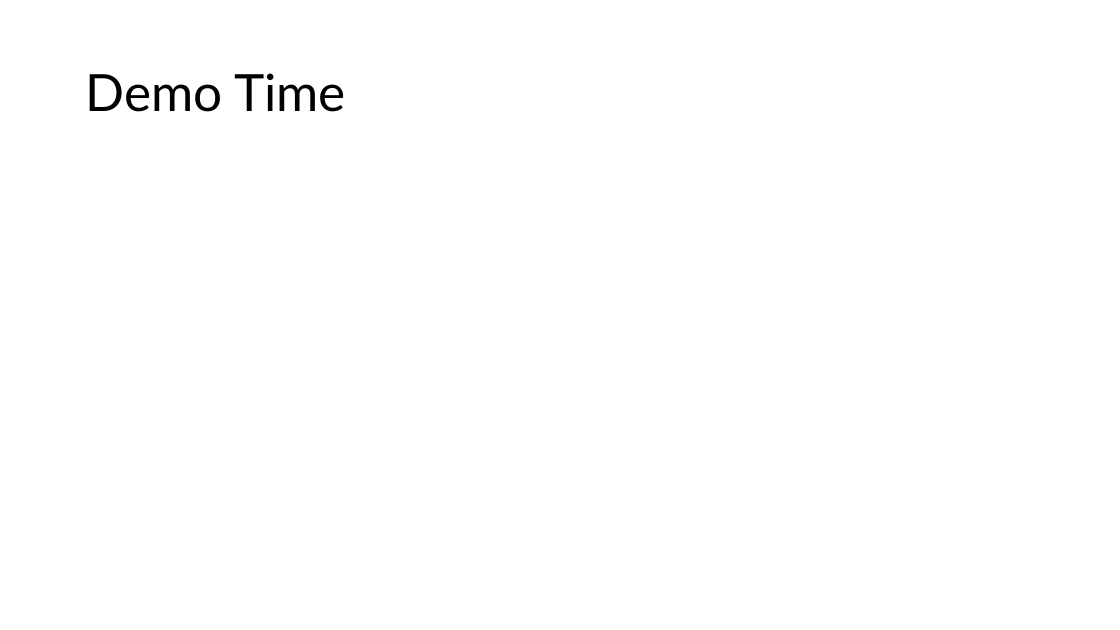
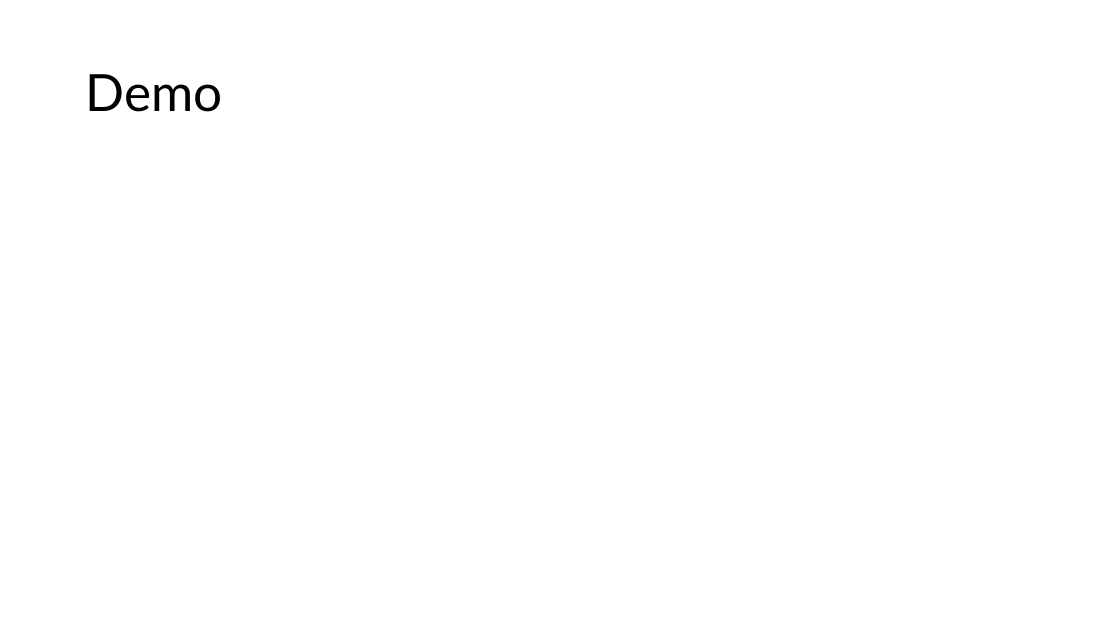
Before and after one commit to RaiiDeNx7/MovieMeter, a slide deck: slide 9 of Documentation/Final Presentation Slides.pptx (slide 7 before the commit). Drawn at 1120x630 pixels with LibreOffice and Linux fonts; fonts in the diff are those of the drawing. Boxes give left, top, right and bottom in pixels: in the first picture for what was removed or moved away, otherwise in the second. Text is boxed around its words. In the diff, an @@ line names an element or a change of style, - is before the commit and + after.

```diff
--- a/Documentation/Final Presentation Slides.pptx
+++ b/Documentation/Final Presentation Slides.pptx
@@ title at <box>85,74,222,112</box>: text changed @@
-Demo Time
+Demo
```
Also in this commit, not shown: 3 other slides changed, 2 slides added, 4 other files.
